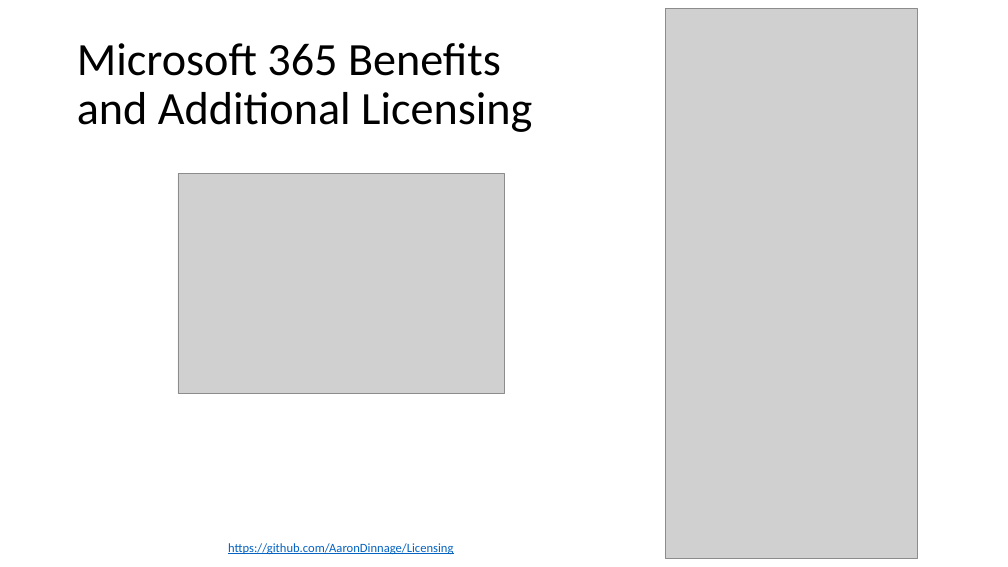
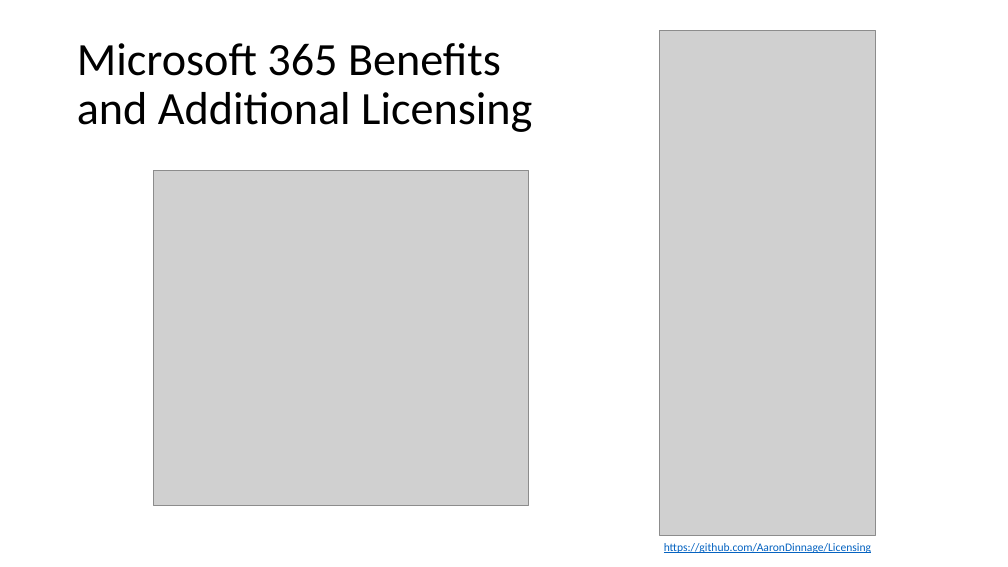
Before and after one commit to ksagala/Licensing, a slide deck: slide 7 of Microsoft 365 Enterprise License Map.pptx (slide 4 before the commit). Drawn at 1008x567 pixels with LibreOffice and Linux fonts; fonts in the diff are those of the drawing; grey boxes stand for pictures. Boxes give left, top, right and bottom in pixels: in the first picture for what was removed or moved away, otherwise in the second. Text is boxed around its words. In the diff, an @@ line names an element or a change of style, - is before the commit and + after.

Commit message:
February 2020 Update
Major update, please refer to the ChangeLog for details. Expect another major update in the next 2 months as more licensing changes come down.

```diff
--- a/Microsoft 365 Enterprise License Map.pptx
+++ b/Microsoft 365 Enterprise License Map.pptx
@@ picture resized from (x1=665, y1=8, x2=917, y2=559) to (x1=660, y1=30, x2=876, y2=536) @@
@@ picture resized from (x1=178, y1=173, x2=504, y2=394) to (x1=154, y1=170, x2=529, y2=505) @@
@@ text "https://github.com/AaronDinnage/Licensing" moved from (x1=228, y1=543, x2=453, y2=554) to (x1=664, y1=543, x2=871, y2=553) @@
@@ text "https://github.com/AaronDinnage/Licensing" at (x1=664, y1=543, x2=871, y2=553): size 12 to 11 pt @@
```
Also in this commit, not shown: 1 other slide changed, 5 slides added, 2 slides removed, 33 other files.
